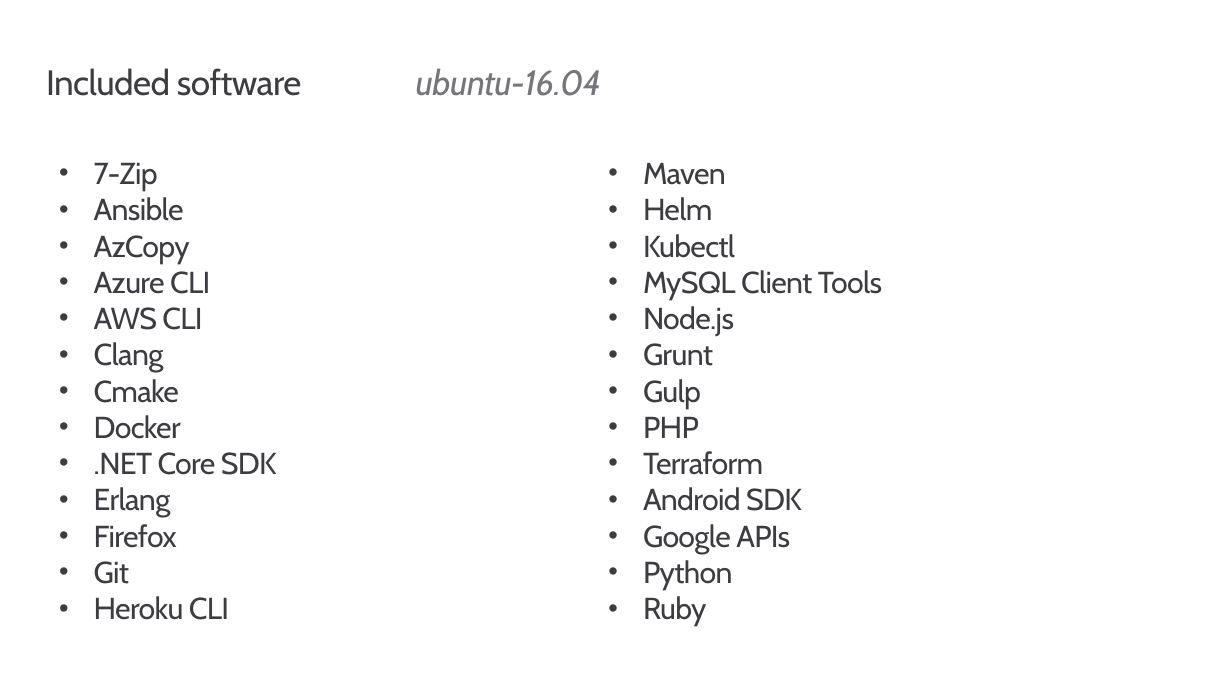
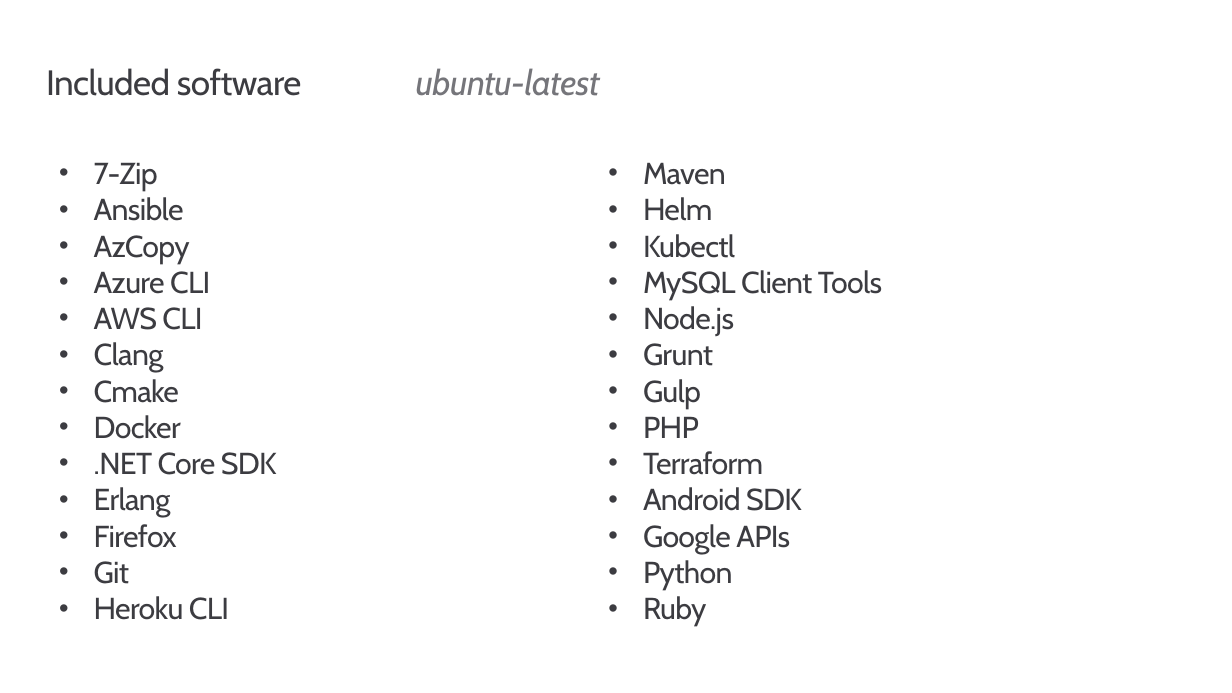
Before and after one commit to msusdev/Azure-pipelines-with-GitHub, a slide deck: slide 71 of Presentations/Introduction to Azure Pipelines/Introduction to Azure Pipelines.pptx. Drawn at 1232x693 pixels with LibreOffice and Linux fonts; fonts in the diff are those of the drawing; background and template pictures are left out. Boxes give left, top, right and bottom in pixels: in the first picture for what was removed or moved away, otherwise in the second. Text is boxed around its words. In the diff, an @@ line names an element or a change of style, - is before the commit and + after.

```diff
--- a/Presentations/Introduction to Azure Pipelines/Introduction to Azure Pipelines.pptx
+++ b/Presentations/Introduction to Azure Pipelines/Introduction to Azure Pipelines.pptx
@@ title at <box>46,68,600,96</box>: text changed @@
-Included software ubuntu-16.04
+Included software ubuntu-latest
```
Also in this commit, not shown: 4 other slides changed.
